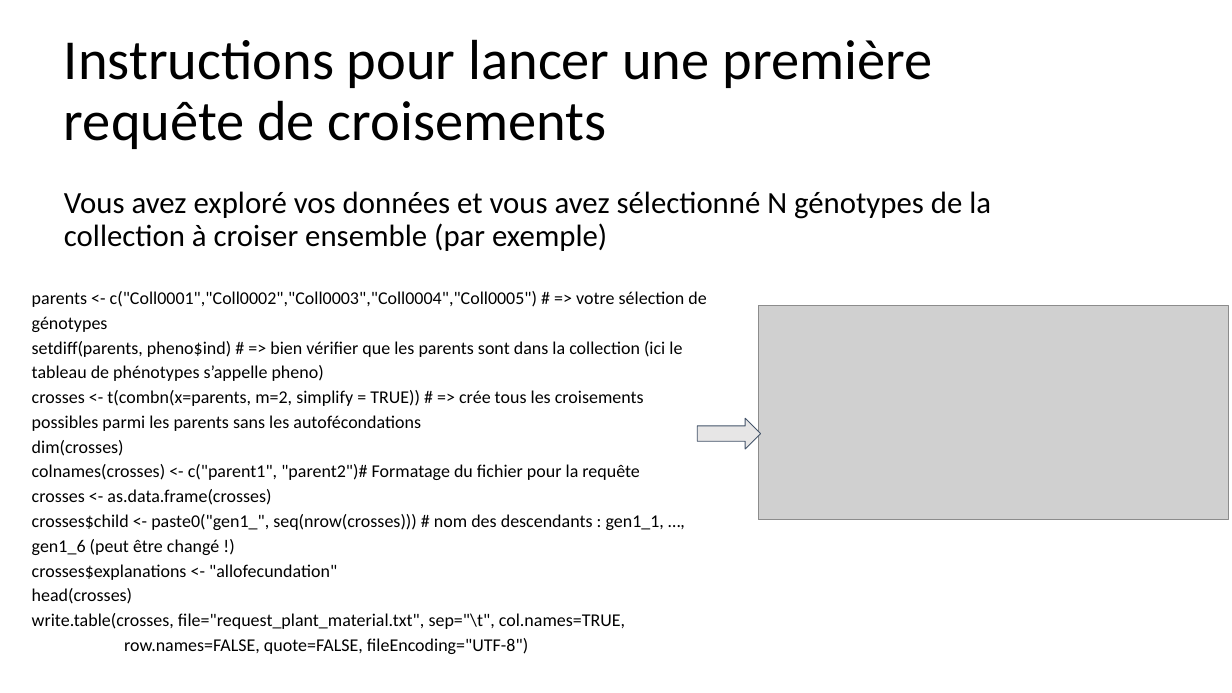
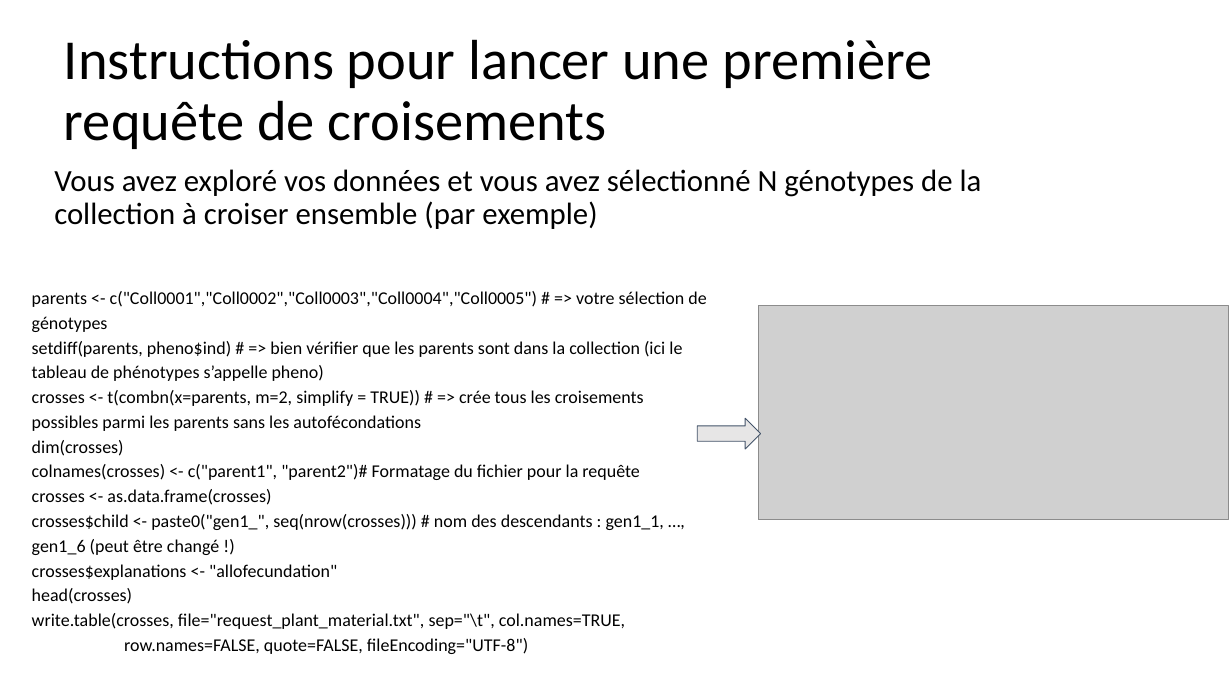
Before and after one commit to jacquesdavid/SELGEN2021, a slide deck: slide 4 of jeu_serieux/SELGEN.pptx. Drawn at 1232x693 pixels with LibreOffice and Linux fonts; fonts in the diff are those of the drawing; grey boxes stand for pictures. Boxes give left, top, right and bottom in pixels: in the first picture for what was removed or moved away, otherwise in the second. Text is boxed around its words. In the diff, an @@ line names an element or a change of style, - is before the commit and + after.

```diff
--- a/jeu_serieux/SELGEN.pptx
+++ b/jeu_serieux/SELGEN.pptx
@@ text "Vous avez exploré vos données ...": place and size @@
-text "Vous avez exploré vos données ..." at bbox=[64, 191, 991, 251]
+text "Vous avez exploré vos données ..." at bbox=[54, 169, 982, 229]
```
Also in this commit, not shown: 1 other slide changed.
